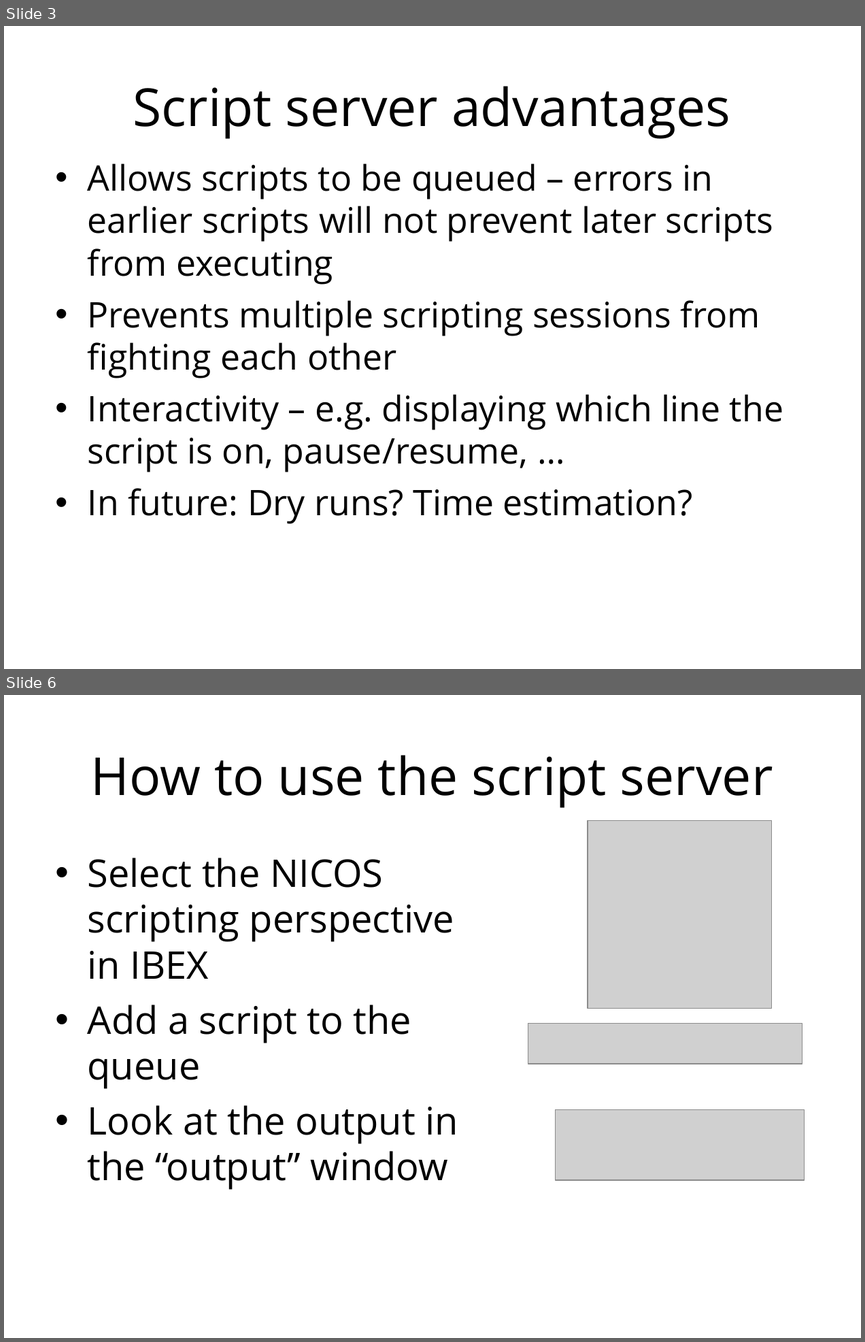
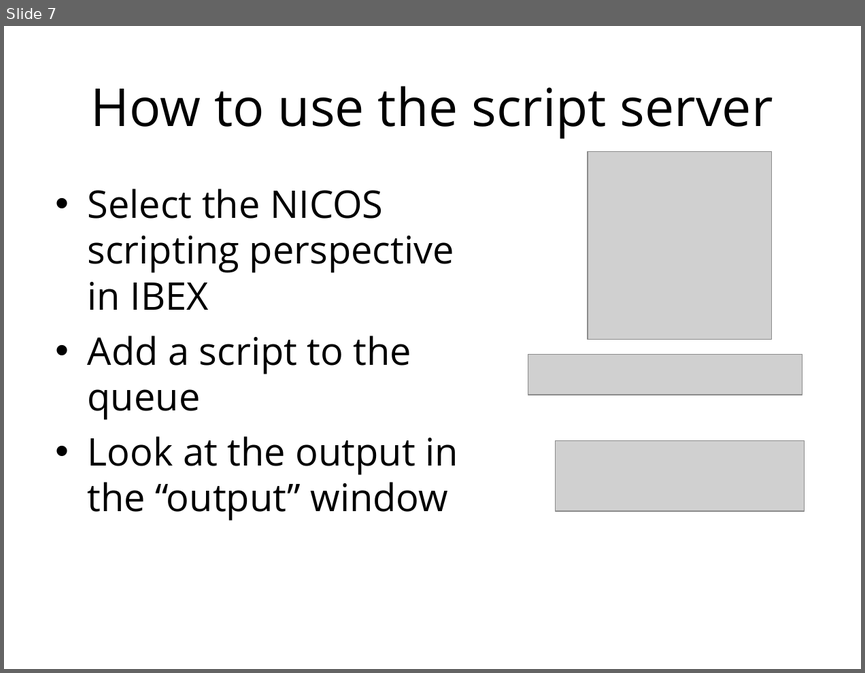
Before and after one commit to ISISComputingGroup/ibex_user_manual, a slide deck: nicos_changes.ppt. Shown one above the other, each under a label of ours: slides 3 and 6 before the commit, slide 7 after it; the slides between them are not shown. The pictures are 865x1342 and 865x673 pixels, drawn with LibreOffice and Linux fonts; fonts in the diff are those of the drawing; grey boxes stand for pictures; background and template pictures are left out. Boxes give left, top, right and bottom in pixels: in the first picture for what was removed or moved away, otherwise in the second. Text is boxed around its words. In the diff, an @@ line names an element or a change of style, - is before the commit and + after.

```diff
--- a/nicos_changes.ppt
+++ b/nicos_changes.ppt
@@ slide 3 removed at box(4, 26, 861, 669), background #FFFFFF @@
@@ title removed at box(133, 86, 731, 139) @@
-Script server advantages
@@ text removed at box(88, 163, 783, 524) @@
-• Allows scripts to be queued – errors in earlier scripts will not prevent later scripts from executing
-• Prevents multiple scripting sessions from fighting each other
-• Interactivity – e.g. displaying which line the script is on, pause/resume, …
-• In future: Dry runs? Time estimation?
@@ what was slide 6 is now slide 7 @@
```
Also in this commit, not shown: 4 slides changed, 2 slides added, 1 other file.
